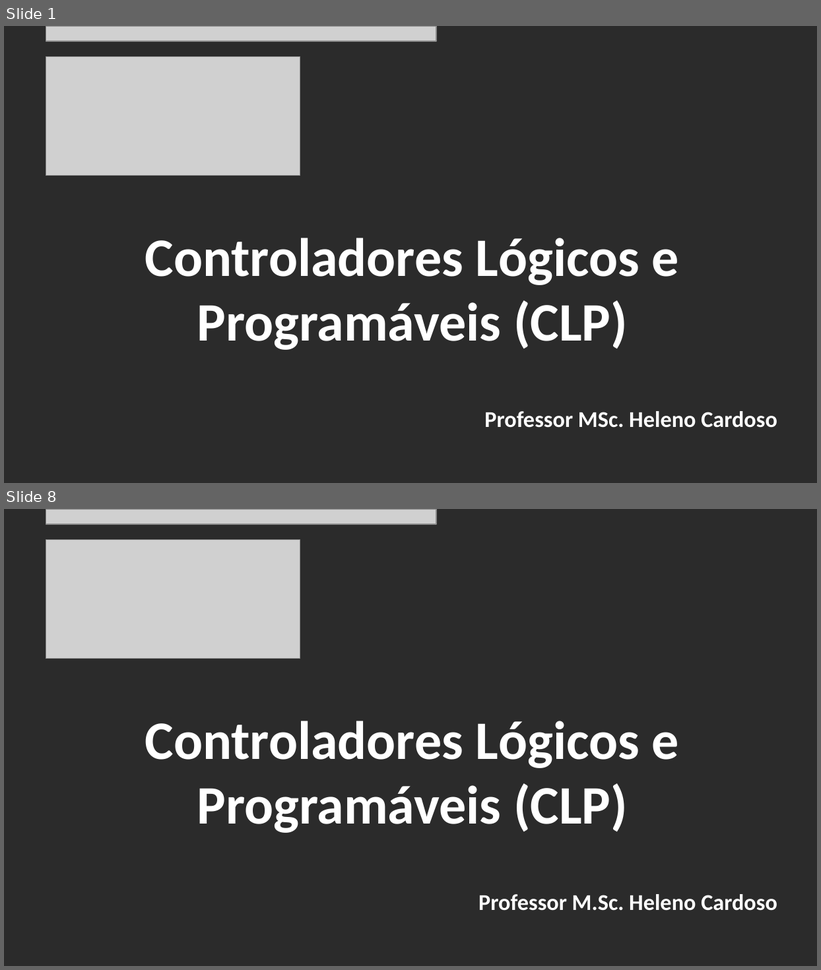
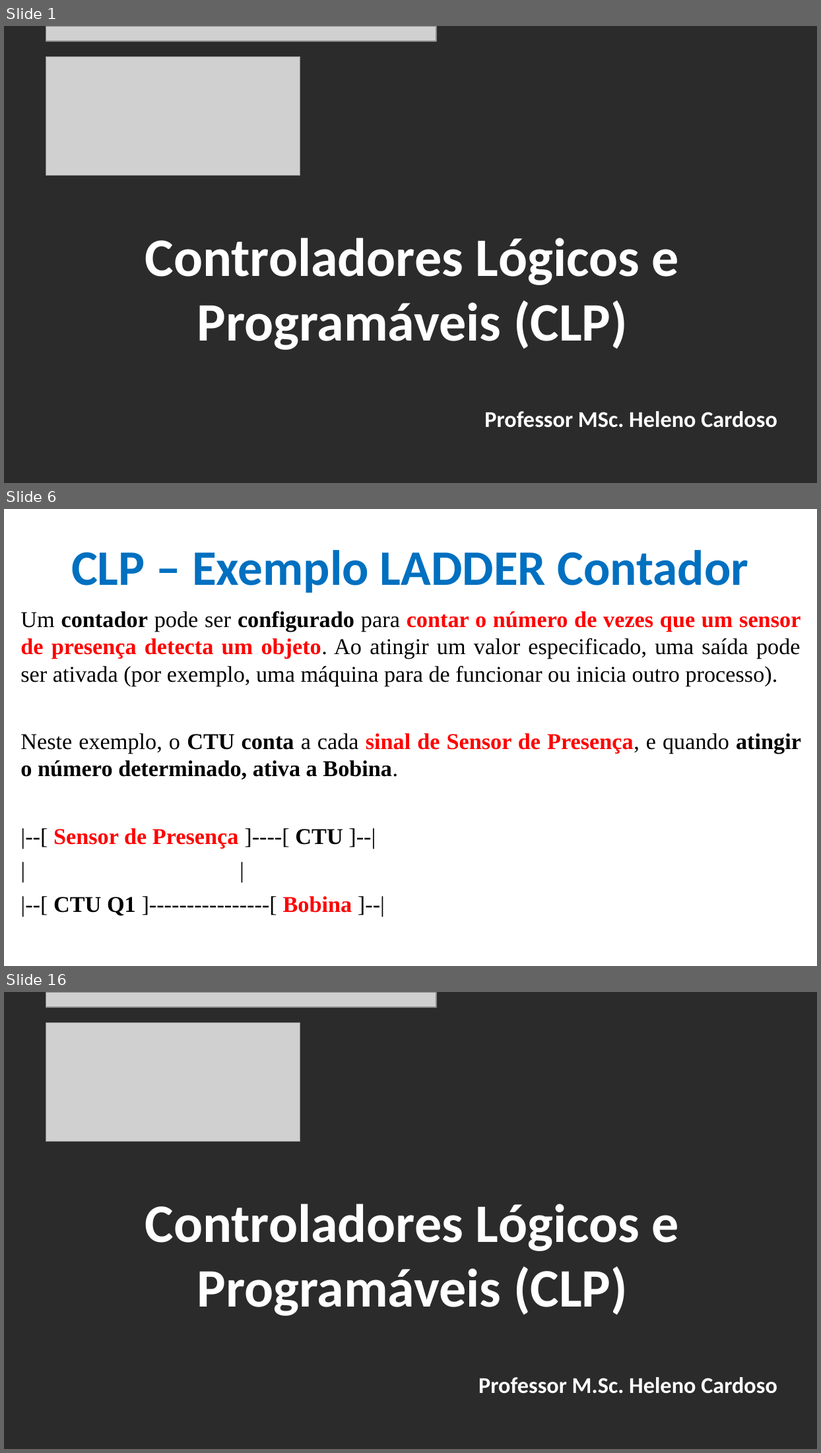
Before and after one commit to CloudEducationBrazil/WydenUniRuyControladoresLogicosProgCLP, a slide deck: 01 Classes/Aula4 - CLP - Programação - Ling LADER Contagem e Temporizadores.pptx. Shown one above the other, each under a label of ours: slides 1 and 8 before the commit, slides 1, 6 and 16 after it; the slides between them are not shown. The pictures are 821x970 and 821x1453 pixels, drawn with LibreOffice and Linux fonts; fonts in the diff are those of the drawing; grey boxes stand for pictures; background and template pictures are left out; a plain dark background stands for a picture behind light text. Boxes give left, top, right and bottom in pixels: in the first picture for what was removed or moved away, otherwise in the second. Text is boxed around its words. In the diff, an @@ line names an element or a change of style, - is before the commit and + after.

```diff
--- a/01 Classes/Aula4 - CLP - Programação - Ling LADER Contagem e Temporizadores.pptx
+++ b/01 Classes/Aula4 - CLP - Programação - Ling LADER Contagem e Temporizadores.pptx
@@ slide 6 added at [4, 509, 817, 966], background picture (left out) @@
@@ title added at [71, 550, 748, 593], 44 pt, text #0070C0, bold @@
+CLP – Exemplo LADDER Contador
@@ text added at [20, 611, 801, 916], 20 pt, text #000000 @@
+Um contador pode ser configurado para contar o número de vezes que um sensor de presença detecta um objeto. Ao atingir um valor especificado, uma saída pode ser ativada (por exemplo, uma máquina para de funcionar ou inicia outro processo).
+Neste exemplo, o CTU conta a cada sinal de Sensor de Presença, e quando atingir o número determinado, ativa a Bobina.
+|--[ Sensor de Presença ]----[ CTU ]--|
+| |
+|--[ CTU Q1 ]----------------[ Bobina ]--|
@@ what was slide 8 is now slide 16 @@
```
Also in this commit, not shown: 6 slides changed, 7 other slides added, 6 other files.
